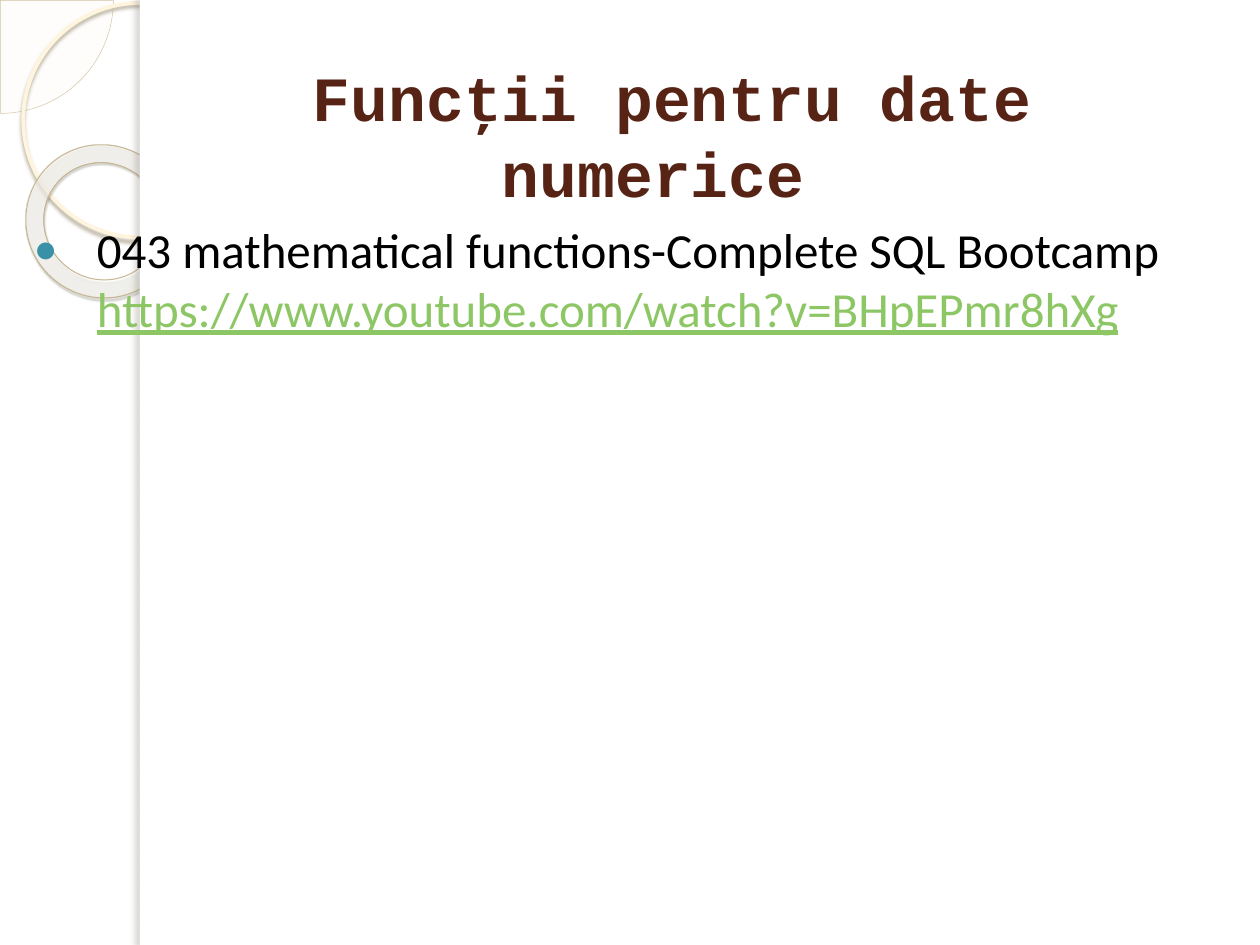
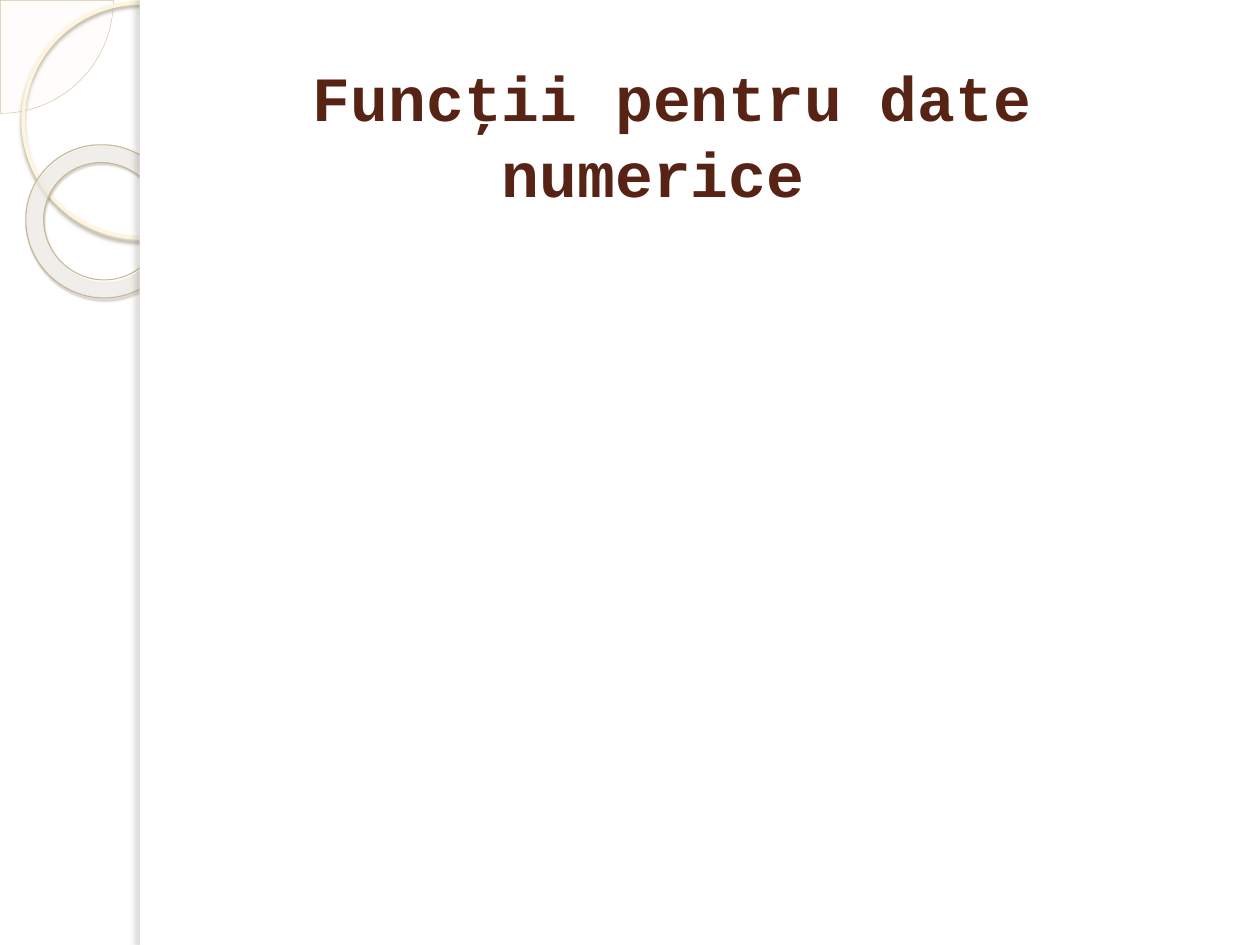
Before and after one commit to marinfotache/Baze-de-date-I, a slide deck: slide 6 of 11-13_SQL_Interogari - elemente de baza/12_SQL3_SELECT_Expresii si predicate.pptx. Drawn at 1260x945 pixels with LibreOffice and Linux fonts; fonts in the diff are those of the drawing; background and template pictures are left out. Boxes give left, top, right and bottom in pixels: in the first picture for what was removed or moved away, otherwise in the second. Text is boxed around its words. In the diff, an @@ line names an element or a change of style, - is before the commit and + after.

```diff
--- a/11-13_SQL_Interogari - elemente de baza/12_SQL3_SELECT_Expresii si predicate.pptx
+++ b/11-13_SQL_Interogari - elemente de baza/12_SQL3_SELECT_Expresii si predicate.pptx
@@ text removed at bbox=[97, 231, 1160, 336] @@
-● 043 mathematical functions-Complete SQL Bootcamp https://www.youtube.com/watch?v=BHpEPmr8hXg
```
Also in this commit, not shown: 5 other slides changed, 3 other files.
